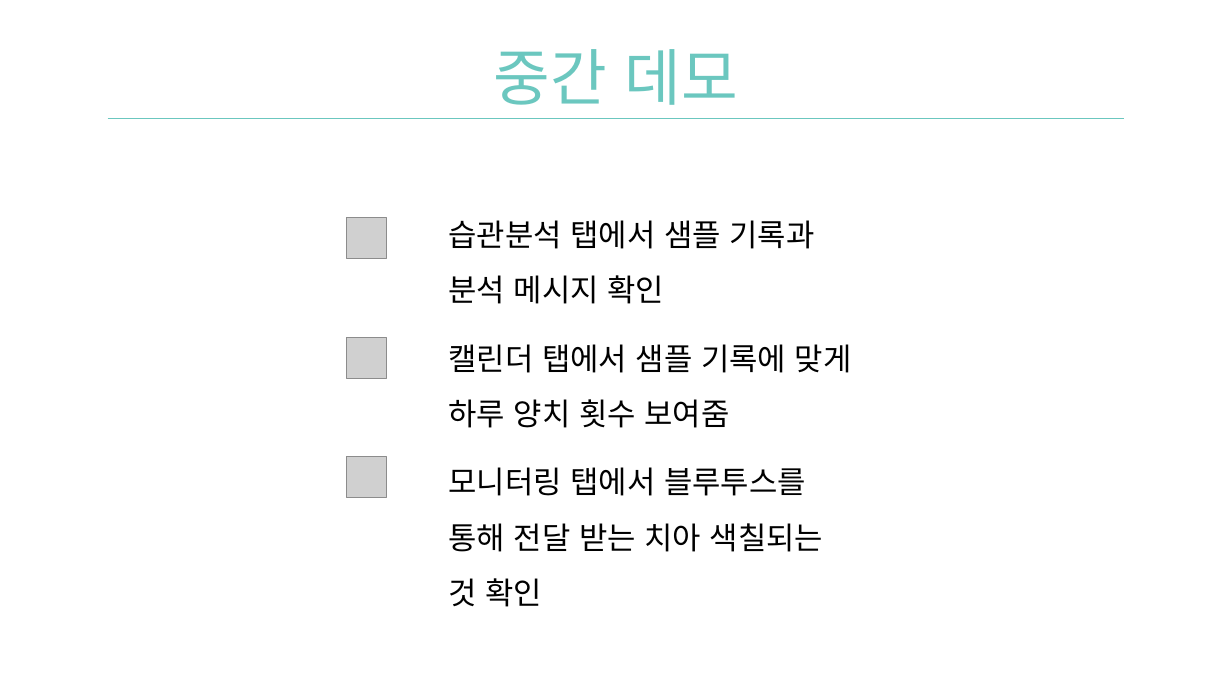
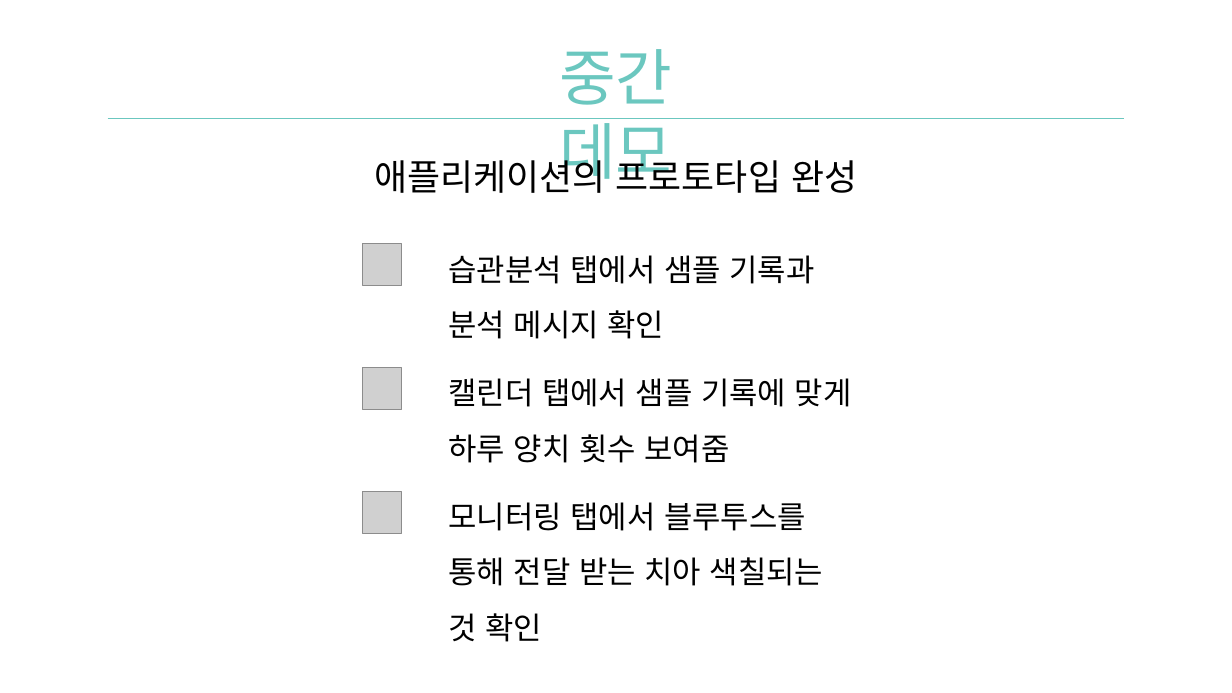
Before and after one commit to Team-Achi/Docs, a slide deck: slide 15 of PPT/캡스톤디자인_9주차_중간데모_발표자료_5조.pptx. Drawn at 1232x693 pixels with LibreOffice and Linux fonts; fonts in the diff are those of the drawing; grey boxes stand for pictures; background and template pictures are left out. Boxes give left, top, right and bottom in pixels: in the first picture for what was removed or moved away, otherwise in the second. Text is boxed around its words. In the diff, an @@ line names an element or a change of style, - is before the commit and + after.

```diff
--- a/PPT/캡스톤디자인_9주차_중간데모_발표자료_5조.pptx
+++ b/PPT/캡스톤디자인_9주차_중간데모_발표자료_5조.pptx
@@ text "중간 데모": place and size @@
-text "중간 데모" at [494, 49, 737, 105]
+text "중간 데모" at [559, 49, 672, 190]
@@ text "중간 데모" at [559, 49, 672, 190]: font Arial Narrow to Noto Sans CJK KR @@
@@ text added at [375, 153, 857, 193], 28 pt, text #000000 @@
+애플리케이션의 프로토타입 완성
@@ text "습관분석 탭에서 샘플 기록과 분석 ...": place and size @@
-text "습관분석 탭에서 샘플 기록과 분석 ..." at [449, 220, 852, 607]
+text "습관분석 탭에서 샘플 기록과 분석 ..." at [449, 255, 852, 642]
@@ picture: place and size @@
-picture at [347, 218, 386, 260]
+picture at [362, 244, 402, 286]
@@ picture: place and size @@
-picture at [347, 337, 386, 379]
+picture at [362, 368, 402, 409]
@@ picture: place and size @@
-picture at [347, 457, 386, 498]
+picture at [362, 492, 402, 533]
```
Also in this commit, not shown: 12 other slides changed.
